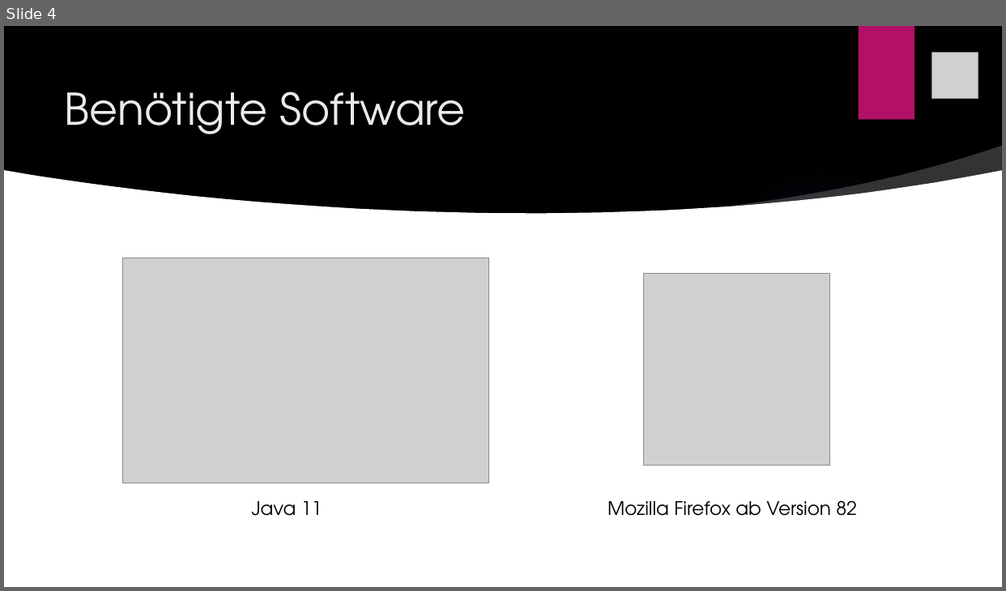
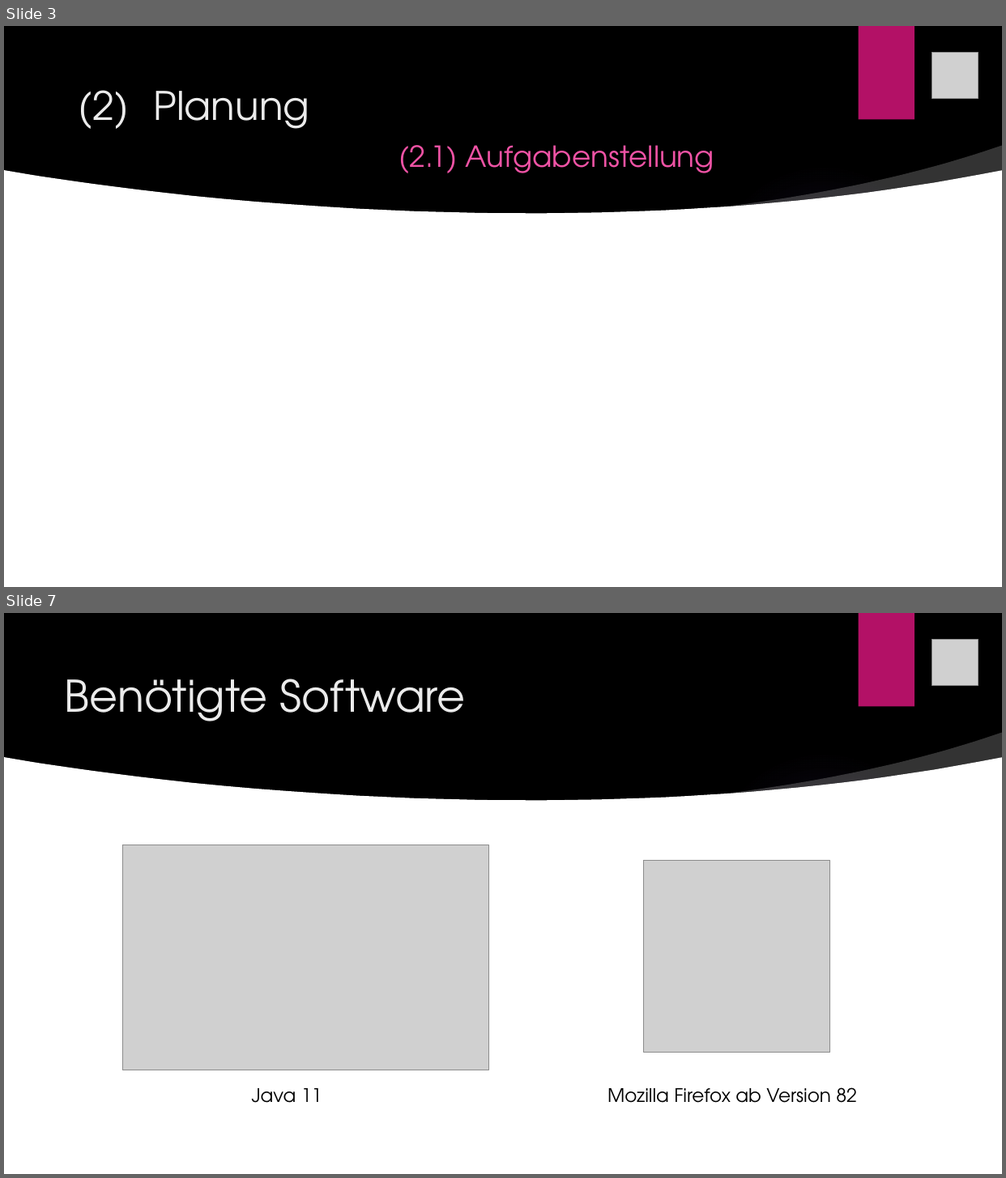
Before and after one commit to hejo221/swt20w37, a slide deck: LaBouteillePräsentation/LaBouteille.pptx. Shown one above the other, each under a label of ours: slide 4 before the commit, slides 3 and 7 after it; the slides between them are not shown. The pictures are 1006x591 and 1006x1178 pixels, drawn with LibreOffice and Linux fonts; fonts in the diff are those of the drawing; grey boxes stand for pictures; background and template pictures are left out. Boxes give left, top, right and bottom in pixels: in the first picture for what was removed or moved away, otherwise in the second. Text is boxed around its words. In the diff, an @@ line names an element or a change of style, - is before the commit and + after.

```diff
--- a/LaBouteillePräsentation/LaBouteille.pptx
+++ b/LaBouteillePräsentation/LaBouteille.pptx
@@ slide 3 added at [4,26,1002,587], background picture (left out); not listed: 2 template elements that a slide beside it also shows @@
@@ picture added at [932,52,978,98] @@
@@ title added at [79,90,714,173], 27.9 pt, text #EF53A5 @@
+(2) Planung
+(2.1) Aufgabenstellung
@@ freeform shape added at [718,146,1002,213], fill #FFFFFF at 20% opacity @@
@@ freeform shape added at [4,170,1002,399], fill #FFFFFF @@
@@ rectangle added at [4,347,1002,587], fill #FFFFFF @@
@@ what was slide 4 is now slide 7 @@
```
Also in this commit, not shown: 1 slide changed, 4 other slides added, 2 slides removed.
